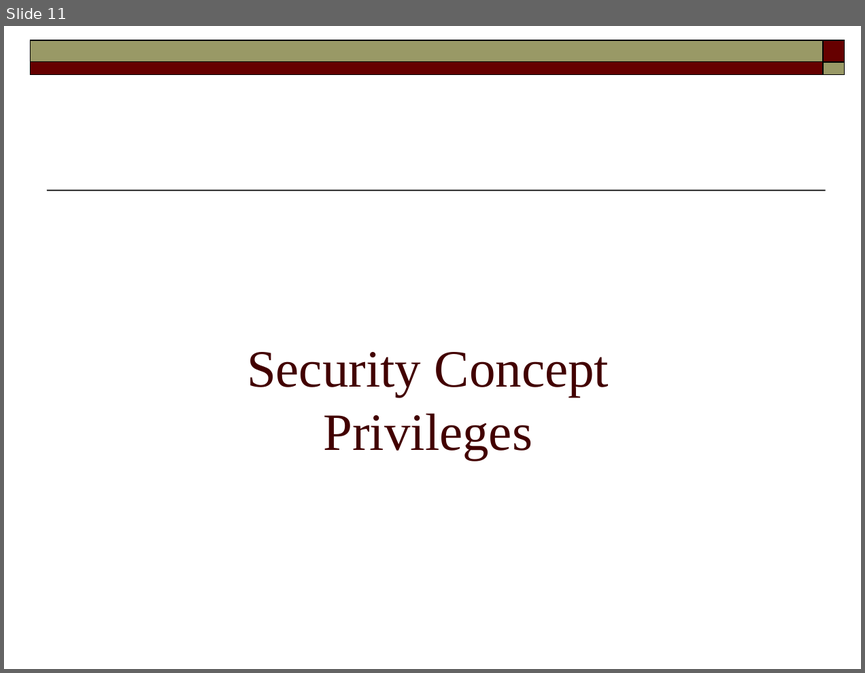
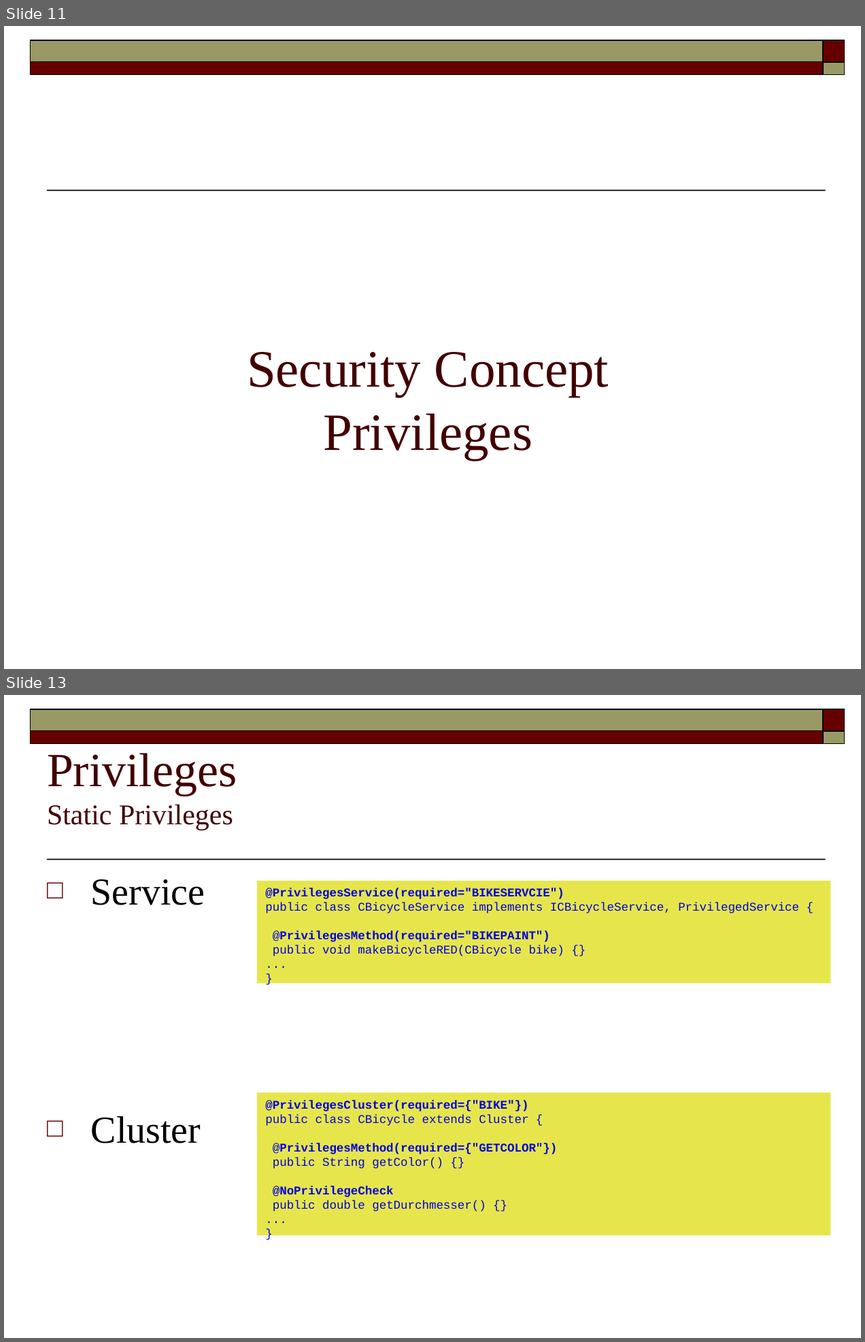
Before and after one commit to FaKod/JDBCluster, a slide deck: JDBCluster/Doc/MetaPersistence.odp. Shown one above the other, each under a label of ours: slide 11 before the commit, slides 11 and 13 after it; the slides between them are not shown. The pictures are 865x673 and 865x1342 pixels, drawn with LibreOffice and Linux fonts; fonts in the diff are those of the drawing. Boxes give left, top, right and bottom in pixels: in the first picture for what was removed or moved away, otherwise in the second. Text is boxed around its words. In the diff, an @@ line names an element or a change of style, - is before the commit and + after.

```diff
--- a/JDBCluster/Doc/MetaPersistence.odp
+++ b/JDBCluster/Doc/MetaPersistence.odp
@@ slide 13 added at (x1=4, y1=695, x2=861, y2=1338), background #FFFFFF; not listed: 5 template elements that a slide beside it also shows @@
@@ title added at (x1=47, y1=753, x2=237, y2=830), 24 pt, text #420000 @@
+Privileges
+Static Privileges
@@ text added at (x1=91, y1=879, x2=205, y2=1143), 32 pt, text #000000 @@
+□ Service
+□ Cluster
@@ rectangle added at (x1=257, y1=881, x2=830, y2=984), fill #E6E64C, 10 pt, text #0000E1 @@
+@PrivilegesService(required="BIKESERVCIE")
+public class CBicycleService implements ICBicycleService, PrivilegedService {
+@PrivilegesMethod(required="BIKEPAINT")
+public void makeBicycleRED(CBicycle bike) {}
+...
+}
@@ rectangle added at (x1=257, y1=1093, x2=830, y2=1236), fill #E6E64C, 10 pt, text #0000E1, bold @@
+@PrivilegesCluster(required={"BIKE"})
+public class CBicycle extends Cluster {
+@PrivilegesMethod(required={"GETCOLOR"})
+public String getColor() {}
+@NoPrivilegeCheck
+public double getDurchmesser() {}
+...
+}
```
Also in this commit, not shown: 2 slides changed, 3 other slides added, 5 slides removed.
